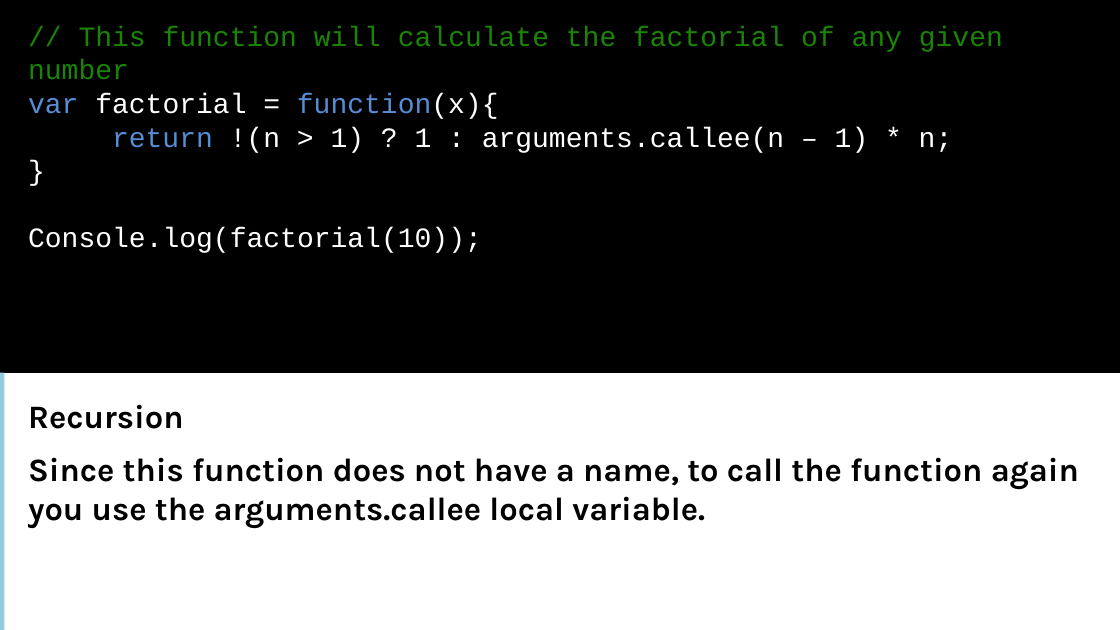
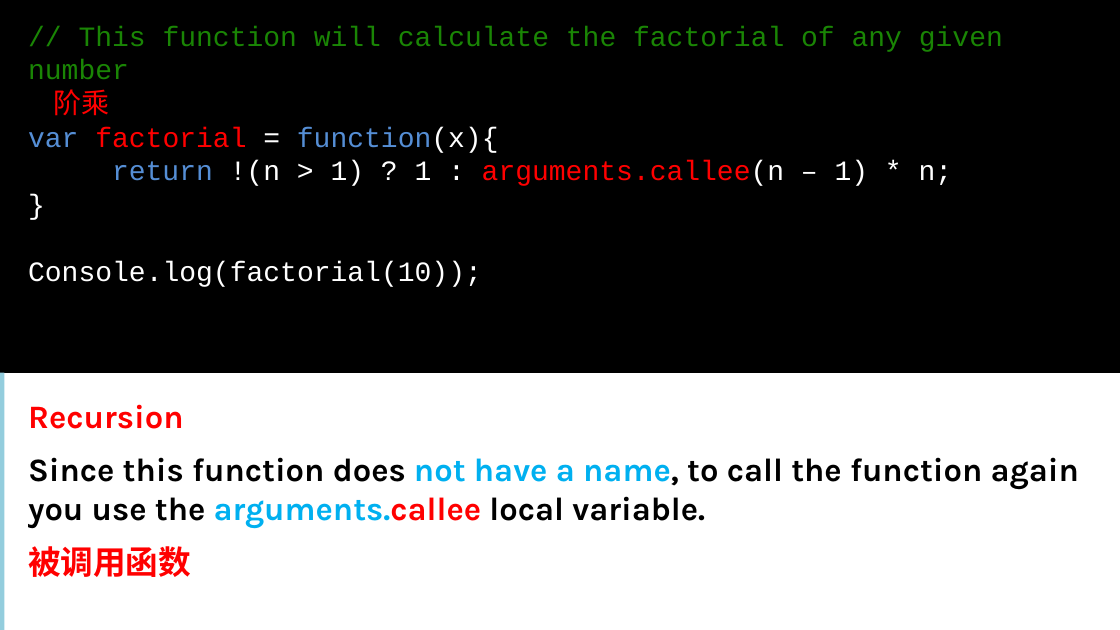
Before and after one commit to xgqfrms/MVA, a slide deck: slide 30 of 01面向有经验开发人员的 JavaScript 课程/MVA resource/01.pptx. Drawn at 1120x630 pixels with LibreOffice and Linux fonts; fonts in the diff are those of the drawing. Boxes give left, top, right and bottom in pixels: in the first picture for what was removed or moved away, otherwise in the second. Text is boxed around its words. In the diff, an @@ line names an element or a change of style, - is before the commit and + after.

```diff
--- a/01面向有经验开发人员的 JavaScript 课程/MVA resource/01.pptx
+++ b/01面向有经验开发人员的 JavaScript 课程/MVA resource/01.pptx
@@ text at (53,89,109,116): paragraph added @@
+阶乘
@@ text at (28,127,953,186): text colour #FFFFFF to #FF0000 in "factorial", "arguments.callee(n" @@
@@ text at (28,404,1079,529): text colour #000000 to #FF0000 in "Recursion", "arguments.callee"; text colour #000000 to #00B0F0 in "not have a name, arguments.callee" @@
@@ text at (28,546,191,577): paragraph added @@
+被调用函数
```
Also in this commit, not shown: 19 other slides changed, 2 other files.
